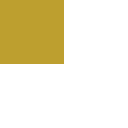
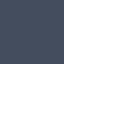
Layered file, before and after one edit (w=128, h=128). Changes by layer:
painted on "Rectangle 1" over [0, 0, 64, 64]
